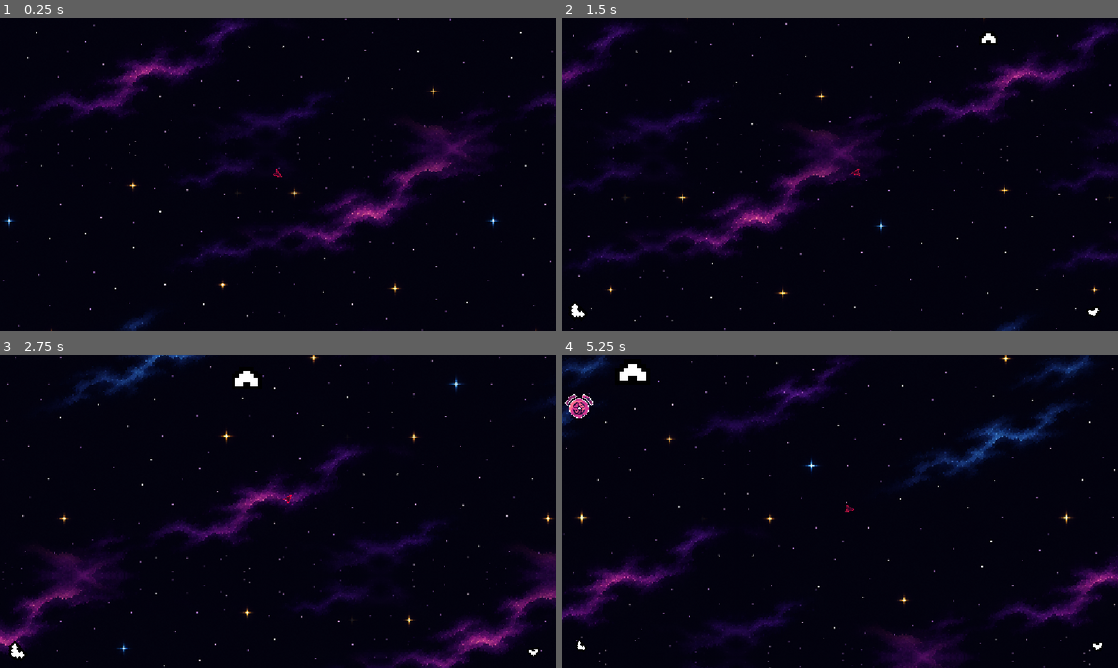
Above: before the commit, frames 1-4 (two rows, left to right).
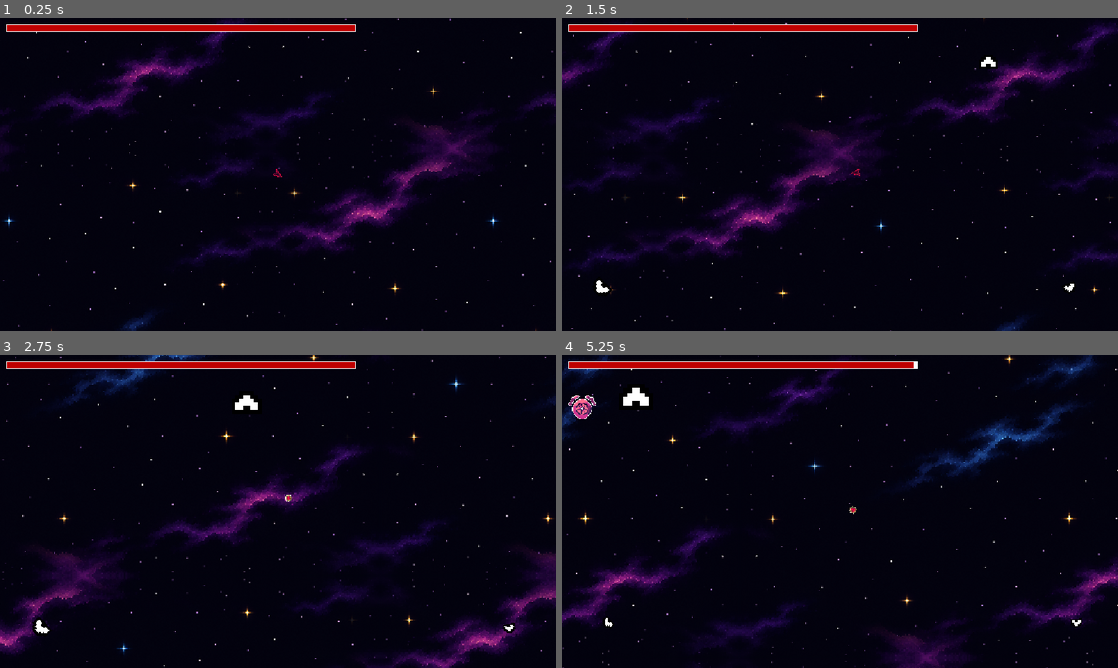
Above: after the commit, the same moments.

Repository: TheBullfrogEngineer/Bounceback2026
Game: Godot game, scene res://Levels/Lobby/Lobby.tscn
Two runs of this game, one before a commit and one after it. Both use one fixed random seed, a clock stepped at 60 frames per second and the inputs below.
Inputs (mouse positions are in pixels of both pictures, inside the frame that each line leads up to):
- Up to frame 1 (0.25 s): no input
- Up to frame 2 (1.5 s): move the mouse to (962, 158) at 0.52 s; click (962, 158) at 0.6 s; move the mouse to (728, 190) at 1.27 s; click (728, 190) at 1.35 s
- Up to frame 3 (2.75 s): move the mouse to (333, 442) at 2.02 s; hold W (propel) from 2.03 s (still down); click (333, 442) at 2.3 s
- Up to frame 4 (5.25 s): move the mouse to (812, 574) at 2.77 s; release W (propel) at 2.78 s; click (812, 574) at 2.85 s; move the mouse to (1006, 558) at 3.52 s; click (1006, 558) at 3.6 s; tap Escape (pause) at 4.15 s; move the mouse to (673, 464) at 4.27 s; tap W (propel) at 4.35 s; click (673, 464) at 4.55 s; move the mouse to (867, 511) at 5.02 s; click (867, 511) at 5.1 s

The runs differ from the first frame. In frame 1, 1.5% of the frame differs, in the area x 1-64%, y 2-5%; in frame 2, 1.8%; in frame 3, 2.1%; in frame 4, 5.2%, in the area x 0-100%, y 0-100%.

Commit message:
Health Bar

Diff:
--- a/Cosmic-Rebounded/Entities/Player/triangle.gd
+++ b/Cosmic-Rebounded/Entities/Player/triangle.gd
@@ -8,7 +8,7 @@
 @export var max_hp: int = 100
 @export var enemy_scene: PackedScene
 @onready var spawn_location: PathFollow2D = $Path2D/PathFollow2D
-
+@onready var healthbar = $HUD/Healthbar
 @export var bounce_lock_duration = 0.2
 var bounce_lock = false
 
@@ -35,6 +35,7 @@
 func _ready() -> void:
 	add_to_group("player")
 	hp = max_hp
+	healthbar.init_health(hp)
 	dir = (get_global_mouse_position() - global_position).normalized()
 
 var dir = Vector2.ZERO
@@ -72,6 +73,7 @@
 			velocity = velocity.move_toward(Vector2.ZERO, friction * delta)
 		if dashing:
 			velocity = dash_speed * dash_direction
+			$Sprite2D.animation = "supermodedash"
 		elif knockback_lock:
 			velocity = velocity.move_toward(Vector2.ZERO, friction * delta)
 		elif bounce_lock:
@@ -130,9 +132,10 @@
 	camera.trigger_shake()
 	Sfx.play(STUN_SOUNDS.pick_random())
 	hp -= amount
-	print(hp)
 	if hp <= -1:
 		get_tree().paused = true
+	healthbar.health = hp
+
 
 func apply_vulnerable_knockback(away_direction: Vector2) -> void:
 
@@ -152,6 +155,7 @@
 
 func _on_dash_timer_timeout() -> void:
 	dashing = false
+	$Sprite2D.animation = "dash"
 
 func _on_dash_cooldown_timeout() -> void:
 	can_dash = true
--- a/Cosmic-Rebounded/Entities/Player/triangle.tscn
+++ b/Cosmic-Rebounded/Entities/Player/triangle.tscn
@@ -18,7 +18,7 @@
 [ext_resource type="Texture2D" uid="uid://dlxa015m1e1t1" path="res://Assets/Textures/Effects/Bounce3.png" id="9_n3j46"]
 [ext_resource type="Texture2D" uid="uid://dvxb2w0hifns6" path="res://Assets/Textures/Effects/Null.png" id="9_p1awi"]
 [ext_resource type="AudioStream" uid="uid://obgrkrd0cca3" path="res://Assets/Audio/SFX/Player/sfx_player_damaged.wav" id="13_mefwt"]
-[ext_resource type="Script" uid="uid://u6gq3mopm0mq" path="res://Levels/Template Parts/camera_shake.gd" id="18_v3ep7"]
+[ext_resource type="PackedScene" uid="uid://cjoleivo0bwd" path="res://UI/HUD/Healthbar/Healthbar.tscn" id="19_jxuot"]
 
 [sub_resource type="SpriteFrames" id="SpriteFrames_4ayxd"]
 animations = [{
@@ -128,11 +128,10 @@
 }
 point_count = 4
 
-[node name="Triangle" type="CharacterBody2D" unique_id=669404060 node_paths=PackedStringArray("camera")]
+[node name="Triangle" type="CharacterBody2D" unique_id=669404060]
 collision_layer = 65535
 collision_mask = 65535
 script = ExtResource("1_jxuot")
-camera = NodePath("Camera2D2")
 enemy_scene = ExtResource("2_stoj2")
 
 [node name="Sprite2D" type="AnimatedSprite2D" parent="." unique_id=1606221345]
@@ -178,14 +177,8 @@
 stream = ExtResource("13_mefwt")
 bus = &"SFX"
 
-[node name="Camera2D2" type="Camera2D" parent="." unique_id=1707088672]
-zoom = Vector2(0.2, 0.2)
-position_smoothing_enabled = true
-position_smoothing_speed = 10.0
-script = ExtResource("18_v3ep7")
-
 [node name="CollisionShape2D" type="CollisionShape2D" parent="." unique_id=1910395332]
-shape = SubResource("CircleShape2D_4ayxd")
+shape = SubResource("CircleShape2D_ga5ge")
 
 [node name="Enemy Spawn Timer" type="Timer" parent="." unique_id=16678693]
 wait_time = 0.5
@@ -198,6 +191,15 @@
 
 [node name="PathFollow2D" type="PathFollow2D" parent="Path2D" unique_id=262406714]
 
+[node name="HUD" type="CanvasLayer" parent="." unique_id=1023106954]
+
+[node name="Healthbar" parent="HUD" unique_id=1297563292 instance=ExtResource("19_jxuot")]
+offset_left = 15.0
+offset_top = 15.0
+offset_right = 255.0
+offset_bottom = 19.0
+scale = Vector2(3, 3)
+
 [connection signal="timeout" from="dash_timer" to="." method="_on_dash_timer_timeout"]
 [connection signal="timeout" from="dash_cooldown" to="." method="_on_dash_cooldown_timeout"]
 [connection signal="timeout" from="Enemy Spawn Timer" to="." method="_on_enemy_spawn_timer_timeout"]
--- a/Cosmic-Rebounded/Levels/Lobby/Lobby.tscn
+++ b/Cosmic-Rebounded/Levels/Lobby/Lobby.tscn
@@ -5,9 +5,10 @@
 [ext_resource type="Texture2D" uid="uid://bde63rs73cyux" path="res://Assets/Textures/Planets and Stuff/space_background_seamless_4x.png" id="2_uo056"]
 [ext_resource type="Script" uid="uid://dgfehlrrbb2on" path="res://Levels/Pyrax Level/pyrax.gd" id="3_uo056"]
 [ext_resource type="Texture2D" uid="uid://2q7wwu40r3k8" path="res://Assets/Textures/Planets and Stuff/Pyrax.png" id="4_xdscm"]
-[ext_resource type="PackedScene" uid="uid://d263dfso6pxwe" path="res://UI/HUD/waypoint_marker.tscn" id="5_5e7b7"]
+[ext_resource type="PackedScene" uid="uid://d263dfso6pxwe" path="res://UI/HUD/Waypoints/waypoint_marker.tscn" id="5_5e7b7"]
 [ext_resource type="PackedScene" uid="uid://clu42du2dffit" path="res://Entities/Player/triangle.tscn" id="6_xxqy0"]
 [ext_resource type="Texture2D" uid="uid://btrpjnha2krd0" path="res://empty.png" id="7_hrp2l"]
+[ext_resource type="Script" uid="uid://u6gq3mopm0mq" path="res://Levels/Template Parts/camera_shake.gd" id="25_013ry"]
 
 [sub_resource type="ShaderMaterial" id="ShaderMaterial_xng1g"]
 shader = ExtResource("1_jhmw5")
@@ -112,8 +113,9 @@
 frame_progress = 0.32209024
 
 [node name="WaypointMarker" parent="Pyrax" unique_id=657557681 node_paths=PackedStringArray("player", "planet") instance=ExtResource("5_5e7b7")]
-scale = Vector2(5, 5)
-screen_margin = 40.0
+position = Vector2(0, -100)
+scale = Vector2(5, 5)
+screen_margin = 90.0
 player = NodePath("../../Triangle")
 planet = NodePath("..")
 
@@ -133,8 +135,9 @@
 frame_progress = 0.32209024
 
 [node name="WaypointMarker" parent="Cryax" unique_id=803858590 node_paths=PackedStringArray("player", "planet") instance=ExtResource("5_5e7b7")]
-scale = Vector2(5, 5)
-screen_margin = 40.0
+position = Vector2(0, -100)
+scale = Vector2(5, 5)
+screen_margin = 90.0
 player = NodePath("../../Triangle")
 planet = NodePath("..")
 
@@ -154,18 +157,26 @@
 frame_progress = 0.32209024
 
 [node name="WaypointMarker" parent="Aquarius" unique_id=1125288020 node_paths=PackedStringArray("player", "planet") instance=ExtResource("5_5e7b7")]
-scale = Vector2(5, 5)
-screen_margin = 40.0
+position = Vector2(0, -100)
+scale = Vector2(5, 5)
+screen_margin = 90.0
 player = NodePath("../../Triangle")
 planet = NodePath("..")
 
-[node name="Triangle" parent="." unique_id=669404060 instance=ExtResource("6_xxqy0")]
+[node name="Triangle" parent="." unique_id=669404060 node_paths=PackedStringArray("camera") instance=ExtResource("6_xxqy0")]
+camera = NodePath("Camera2D3")
+
+[node name="Camera2D3" type="Camera2D" parent="Triangle" unique_id=204231866]
+zoom = Vector2(0.2, 0.2)
+position_smoothing_enabled = true
+position_smoothing_speed = 10.0
+script = ExtResource("25_013ry")
 
 [node name="Borders" type="Node2D" parent="." unique_id=7262330]
 
 [node name="Top" type="StaticBody2D" parent="Borders" unique_id=1645593231]
 position = Vector2(0, 16000)
-scale = Vector2(8000, 5)
+scale = Vector2(100, 5)
 
 [node name="Top" type="Sprite2D" parent="Borders/Top" unique_id=1369562048]
 scale = Vector2(0.99999994, 0.99999994)
@@ -175,21 +186,21 @@
 scale = Vector2(0.99999994, 0.99999994)
 shape = SubResource("RectangleShape2D_4ayxd")
 
-[node name="Bottom2" type="StaticBody2D" parent="Borders" unique_id=2117904560]
+[node name="Bottom" type="StaticBody2D" parent="Borders" unique_id=2117904560]
 position = Vector2(0, -16000)
-scale = Vector2(8000, 5)
-
-[node name="Bottom" type="Sprite2D" parent="Borders/Bottom2" unique_id=1348053112]
-scale = Vector2(0.99999994, 0.99999994)
-texture = ExtResource("7_hrp2l")
-
-[node name="CollisionShape2D" type="CollisionShape2D" parent="Borders/Bottom2" unique_id=121124502]
+scale = Vector2(100, 5)
+
+[node name="Bottom" type="Sprite2D" parent="Borders/Bottom" unique_id=1348053112]
+scale = Vector2(0.99999994, 0.99999994)
+texture = ExtResource("7_hrp2l")
+
+[node name="CollisionShape2D" type="CollisionShape2D" parent="Borders/Bottom" unique_id=121124502]
 scale = Vector2(0.99999994, 0.99999994)
 shape = SubResource("RectangleShape2D_4ayxd")
 
 [node name="Left" type="StaticBody2D" parent="Borders" unique_id=1990158247]
 position = Vector2(16000, 0)
-scale = Vector2(5, 8000)
+scale = Vector2(5, 100)
 
 [node name="Left" type="Sprite2D" parent="Borders/Left" unique_id=1873907335]
 scale = Vector2(0.99999994, 0.99999994)
@@ -201,7 +212,7 @@
 
 [node name="Right" type="StaticBody2D" parent="Borders" unique_id=1577762091]
 position = Vector2(-16000, 0)
-scale = Vector2(5, -8000)
+scale = Vector2(5, -100)
 
 [node name="Right" type="Sprite2D" parent="Borders/Right" unique_id=317213452]
 scale = Vector2(0.99999994, 0.99999994)
--- a/Cosmic-Rebounded/Levels/Pyrax Level/pyrax.tscn
+++ b/Cosmic-Rebounded/Levels/Pyrax Level/pyrax.tscn
@@ -7,8 +7,7 @@
 [ext_resource type="Texture2D" uid="uid://btrpjnha2krd0" path="res://empty.png" id="5_tqanj"]
 [ext_resource type="Script" uid="uid://u6gq3mopm0mq" path="res://Levels/Template Parts/camera_shake.gd" id="6_cudl1"]
 [ext_resource type="Script" uid="uid://opjxvpnarp6u" path="res://Levels/Pyrax Level/time_left.gd" id="7_5vdgb"]
-[ext_resource type="PackedScene" uid="uid://dl4xya54lyqu1" path="res://Entities/Player/leveltriangle.tscn" id="8_ownpu"]
-[ext_resource type="PackedScene" uid="uid://dqti32tgx54ub" path="res://UI/Menu/pause_menu.tscn" id="9_a4g3s"]
+[ext_resource type="PackedScene" uid="uid://clu42du2dffit" path="res://Entities/Player/triangle.tscn" id="8_8x16s"]
 
 [sub_resource type="ShaderMaterial" id="ShaderMaterial_tkwc8"]
 shader = ExtResource("1_8x16s")
@@ -141,8 +140,5 @@
 offset_right = 40.0
 offset_bottom = 16.0
 
-[node name="Triangle" parent="." unique_id=669404060 node_paths=PackedStringArray("camera") instance=ExtResource("8_ownpu")]
-position = Vector2(1000, 0)
+[node name="Triangle" parent="." unique_id=669404060 node_paths=PackedStringArray("camera") instance=ExtResource("8_8x16s")]
 camera = NodePath("../Camera2D2")
-
-[node name="PauseMenu" parent="." unique_id=1870181315 instance=ExtResource("9_a4g3s")]
--- a/Cosmic-Rebounded/Levels/Template Parts/planet.tscn
+++ b/Cosmic-Rebounded/Levels/Template Parts/planet.tscn
@@ -1,7 +1,7 @@
 [gd_scene format=3 uid="uid://c5s0obiq85enf"]
 
 [ext_resource type="Script" uid="uid://b14b0pkpq705n" path="res://Levels/Template Parts/planet.gd" id="1_wfw40"]
-[ext_resource type="PackedScene" uid="uid://d263dfso6pxwe" path="res://UI/HUD/waypoint_marker.tscn" id="2_7664v"]
+[ext_resource type="PackedScene" uid="uid://d263dfso6pxwe" path="res://UI/HUD/Waypoints/waypoint_marker.tscn" id="2_7664v"]
 [ext_resource type="Texture2D" uid="uid://2q7wwu40r3k8" path="res://Assets/Textures/Planets and Stuff/Pyrax.png" id="2_xaqp8"]
 
 [sub_resource type="CircleShape2D" id="CircleShape2D_4ayxd"]
--- a/Cosmic-Rebounded/Levels/Test Level/TestLevel.tscn
+++ b/Cosmic-Rebounded/Levels/Test Level/TestLevel.tscn
@@ -1,10 +1,10 @@
 [gd_scene format=3 uid="uid://bonu7oi4ft8q4"]
 
 [ext_resource type="Script" uid="uid://dhujgshj4oobi" path="res://Levels/Test Level/test_level.gd" id="1_wenv2"]
-[ext_resource type="PackedScene" uid="uid://crnq3mfkg43su" path="res://Systems/Cursor/cursor.tscn" id="2_w8qko"]
+[ext_resource type="PackedScene" path="res://Systems/Cursor/cursor.tscn" id="2_w8qko"]
 [ext_resource type="Texture2D" uid="uid://b0s0rnfpvp1kk" path="res://1hleft.png" id="8_cxxvu"]
 [ext_resource type="PackedScene" uid="uid://clu42du2dffit" path="res://Entities/Player/triangle.tscn" id="9_8pteh"]
-[ext_resource type="PackedScene" uid="uid://d263dfso6pxwe" path="res://UI/HUD/waypoint_marker.tscn" id="9_a5le3"]
+[ext_resource type="PackedScene" uid="uid://d263dfso6pxwe" path="res://UI/HUD/Waypoints/waypoint_marker.tscn" id="9_a5le3"]
 [ext_resource type="AudioStream" uid="uid://cyurlryw7rboc" path="res://Assets/Audio/BGM/bgm_retro.mp3" id="9_cxxvu"]
 [ext_resource type="PackedScene" uid="uid://cfab1qxv5l0xn" path="res://Entities/Tangible Enemy/melee_enemy.tscn" id="11_8lo6y"]
 [ext_resource type="PackedScene" path="res://Entities/tutorial_enemy.tscn" id="12_n52as"]
--- /dev/null
+++ b/Cosmic-Rebounded/UI/HUD/Healthbar/Healthbar.tscn
@@ -0,0 +1,49 @@
+[gd_scene format=3 uid="uid://cjoleivo0bwd"]
+
+[ext_resource type="Script" uid="uid://dgl3bxhtfxkya" path="res://UI/HUD/Healthbar/healthbar.gd" id="1_5repr"]
+
+[sub_resource type="StyleBoxEmpty" id="StyleBoxEmpty_p0xdk"]
+
+[sub_resource type="StyleBoxFlat" id="StyleBoxFlat_5repr"]
+bg_color = Color(0.74658525, 2.0094587e-06, 8.663535e-07, 1)
+
+[sub_resource type="StyleBoxFlat" id="StyleBoxFlat_4ayxd"]
+bg_color = Color(1, 1, 1, 1)
+expand_margin_left = 1.0
+expand_margin_top = 1.0
+expand_margin_right = 1.0
+expand_margin_bottom = 1.0
+shadow_color = Color(0, 0, 0, 0.27450982)
+shadow_offset = Vector2(0, 1)
+
+[sub_resource type="StyleBoxFlat" id="StyleBoxFlat_ggs6p"]
+bg_color = Color(0, 0, 0, 1)
+
+[node name="Healthbar" type="ProgressBar" unique_id=1297563292]
+z_index = 1
+offset_right = 240.0
+offset_bottom = 4.0
+theme_override_styles/background = SubResource("StyleBoxEmpty_p0xdk")
+theme_override_styles/fill = SubResource("StyleBoxFlat_5repr")
+value = 60.0
+show_percentage = false
+script = ExtResource("1_5repr")
+
+[node name="DamageBar" type="ProgressBar" parent="." unique_id=251956251]
+z_index = -1
+layout_mode = 1
+anchors_preset = 15
+anchor_right = 1.0
+anchor_bottom = 1.0
+grow_horizontal = 2
+grow_vertical = 2
+theme_override_styles/background = SubResource("StyleBoxFlat_4ayxd")
+theme_override_styles/fill = SubResource("StyleBoxFlat_ggs6p")
+value = 80.0
+show_percentage = false
+
+[node name="Timer" type="Timer" parent="." unique_id=841919725]
+wait_time = 0.4
+one_shot = true
+
+[connection signal="timeout" from="Timer" to="." method="_on_timer_timeout"]
--- /dev/null
+++ b/Cosmic-Rebounded/UI/HUD/Healthbar/healthbar.gd
@@ -0,0 +1,35 @@
+extends ProgressBar
+
+@onready var timer = $Timer
+@onready var damage_bar = $DamageBar
+
+# The set thingy just makes it so that way whenever a different script
+# sets the health to something, then the _set_health function gets called
+var health = 0 : set = _set_health
+
+func _set_health(new_health):
+	var prev_health = health
+	health = min(max_value, new_health)
+	value = health
+	# Death.
+	if health <= 0:
+		queue_free()
+	# Taking Damage.
+	if health < prev_health:
+		timer.start()
+	# Healing or Increasing.
+	else:
+		damage_bar.value = health
+
+
+func init_health(_health):
+	health = _health
+	max_value = health
+	value = health
+	damage_bar.max_value = health
+	damage_bar.value = health
+
+
+# Could lerp this for smoother transition.
+func _on_timer_timeout() -> void:
+	damage_bar.value = health
--- a/Cosmic-Rebounded/UI/HUD/waypoint_marker.tscn
+++ b/Cosmic-Rebounded/UI/HUD/Waypoints/waypoint_marker.tscn
@@ -1,7 +1,7 @@
 [gd_scene format=3 uid="uid://d263dfso6pxwe"]
 
 [ext_resource type="Texture2D" uid="uid://hvvlp0epuq0i" path="res://Assets/Textures/ui/art_atlas.png" id="1_0k0rx"]
-[ext_resource type="Script" uid="uid://dks4n3lxqnquy" path="res://UI/HUD/waypoint_marker.gd" id="2_0k0rx"]
+[ext_resource type="Script" uid="uid://dks4n3lxqnquy" path="res://UI/HUD/Waypoints/waypoint_marker.gd" id="2_0k0rx"]
 
 [node name="WaypointMarker" type="Sprite2D" unique_id=657557681]
 z_index = 71
Not shown: 1 places in Cosmic-Rebounded/Entities/Player/triangle.tscn that only renumber resources
Not shown, added: Cosmic-Rebounded/UI/HUD/Healthbar/healthbar.gd.uid
Renamed: Cosmic-Rebounded/UI/HUD/waypoint_marker.gd -> Cosmic-Rebounded/UI/HUD/Waypoints/waypoint_marker.gd
Renamed: Cosmic-Rebounded/UI/HUD/waypoint_marker.gd.uid -> Cosmic-Rebounded/UI/HUD/Waypoints/waypoint_marker.gd.uid
